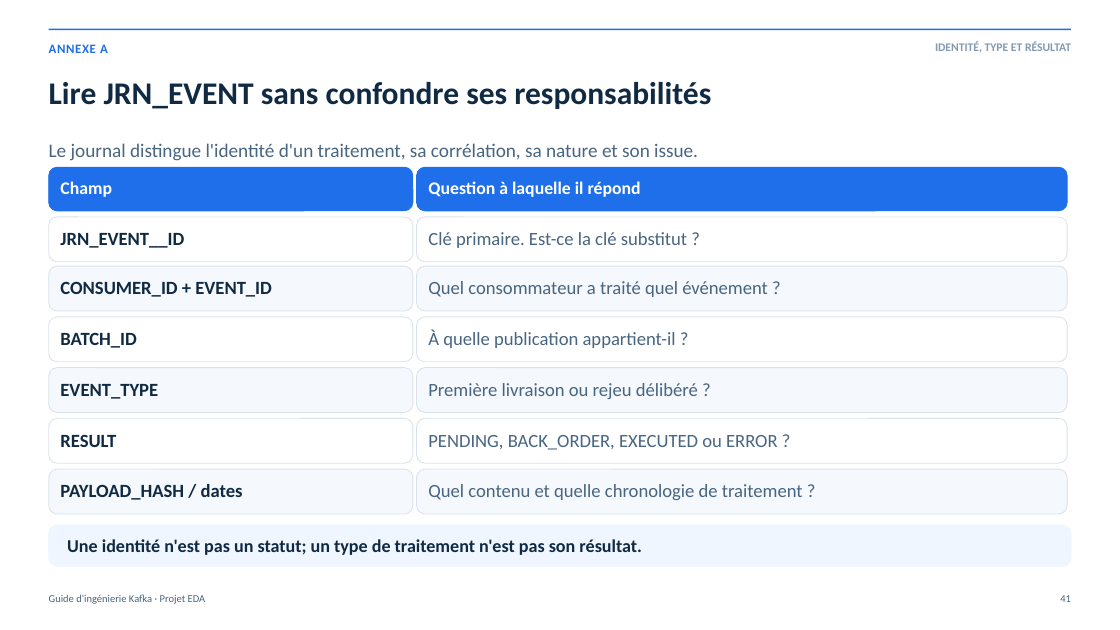
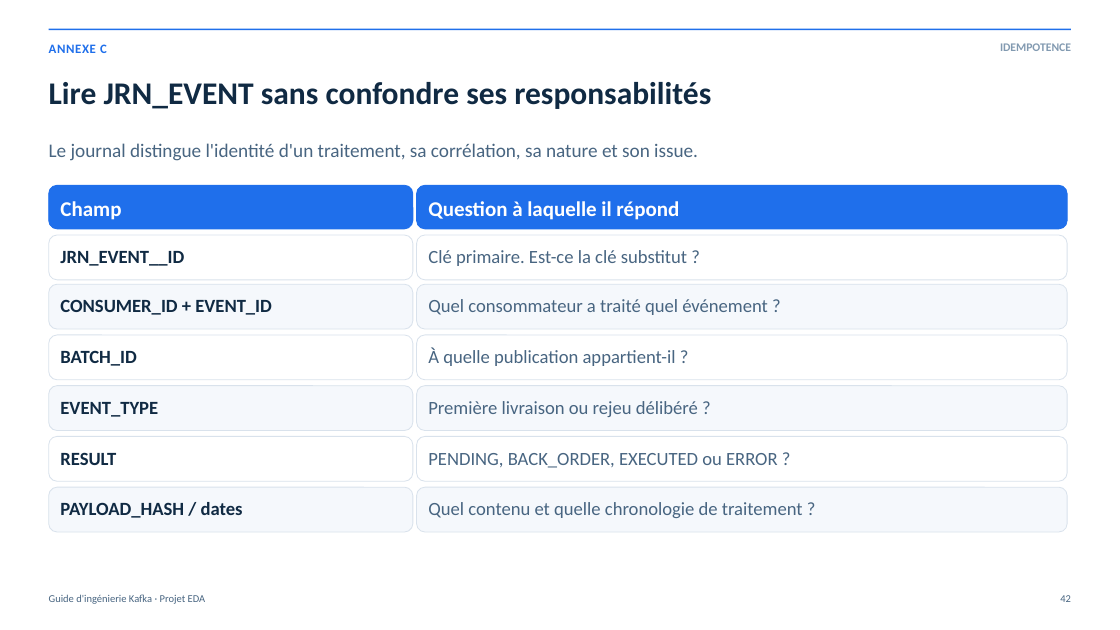
Before and after one commit to rdemers/org-rd-fullstack-springboot-eda, a slide deck: slide 42 of doc/presentation/org-rd-fullstack-springboot-eda-fr.pptx (slide 43 before the commit). Drawn at 1120x630 pixels with LibreOffice and Linux fonts; fonts in the diff are those of the drawing. Boxes give left, top, right and bottom in pixels: in the first picture for what was removed or moved away, otherwise in the second. Text is boxed around its words. In the diff, an @@ line names an element or a change of style, - is before the commit and + after.

```diff
--- a/doc/presentation/org-rd-fullstack-springboot-eda-fr.pptx
+++ b/doc/presentation/org-rd-fullstack-springboot-eda-fr.pptx
@@ text at <box>49,44,107,53</box>: text changed @@
-ANNEXE A
+ANNEXE C
@@ text at <box>1000,43,1071,51</box>: text changed @@
-IDENTITÉ, TYPE ET RÉSULTAT
+IDEMPOTENCE
@@ text "Champ" at <box>60,201,121,220</box>: size 15.2 to 18 pt @@
@@ text "Question à laquelle il répond" at <box>428,201,679,220</box>: size 15.2 to 18 pt @@
@@ 14 texts, 14 rounded rectangles: place and size @@
-14 texts, 14 rounded rectangles at <box>49,167,1068,513</box>
+14 texts, 14 rounded rectangles at <box>49,186,1068,532</box>
@@ rounded rectangle removed at <box>49,525,1071,566</box> @@
@@ text removed at <box>67,539,642,555</box> @@
-Une identité n'est pas un statut; un type de traitement n'est pas son résultat.
```
Also in this commit, not shown: 35 other slides changed, 1 slide added, 3 slides removed, 7 other files.
